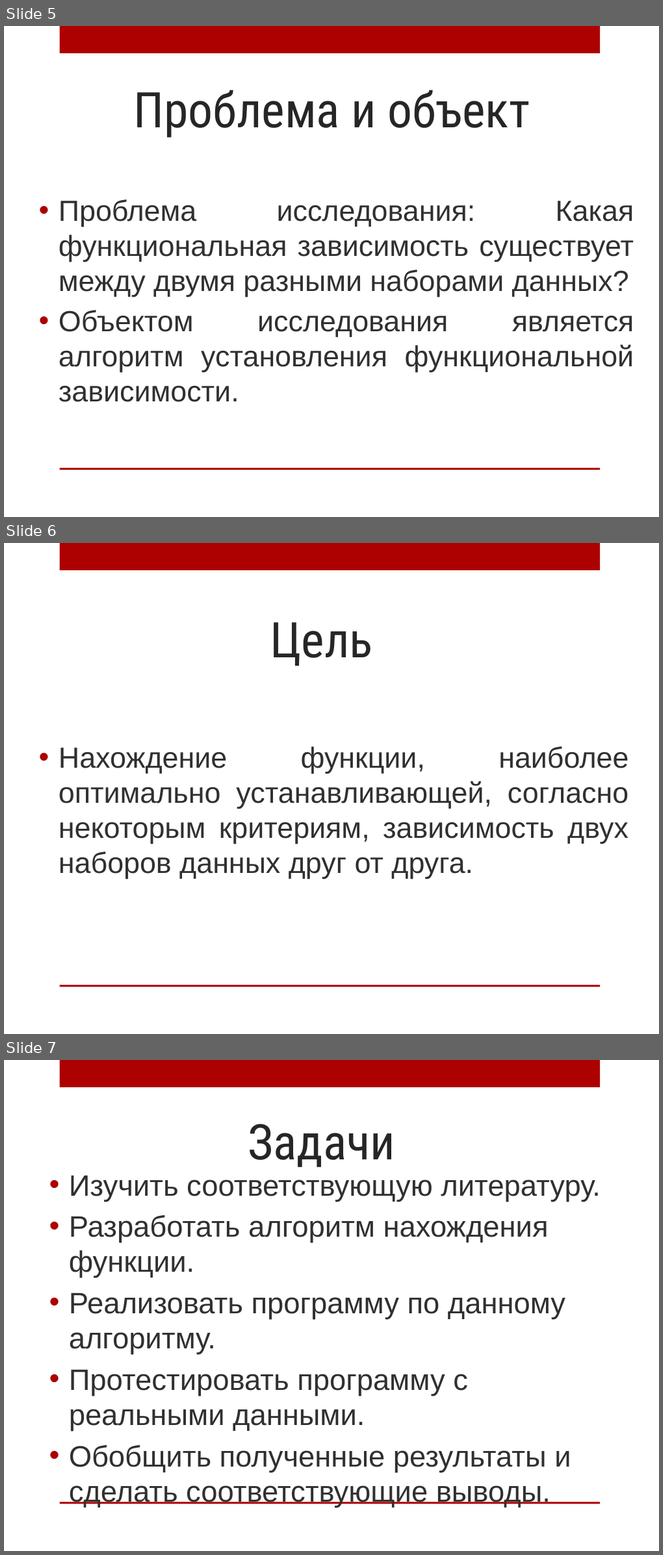
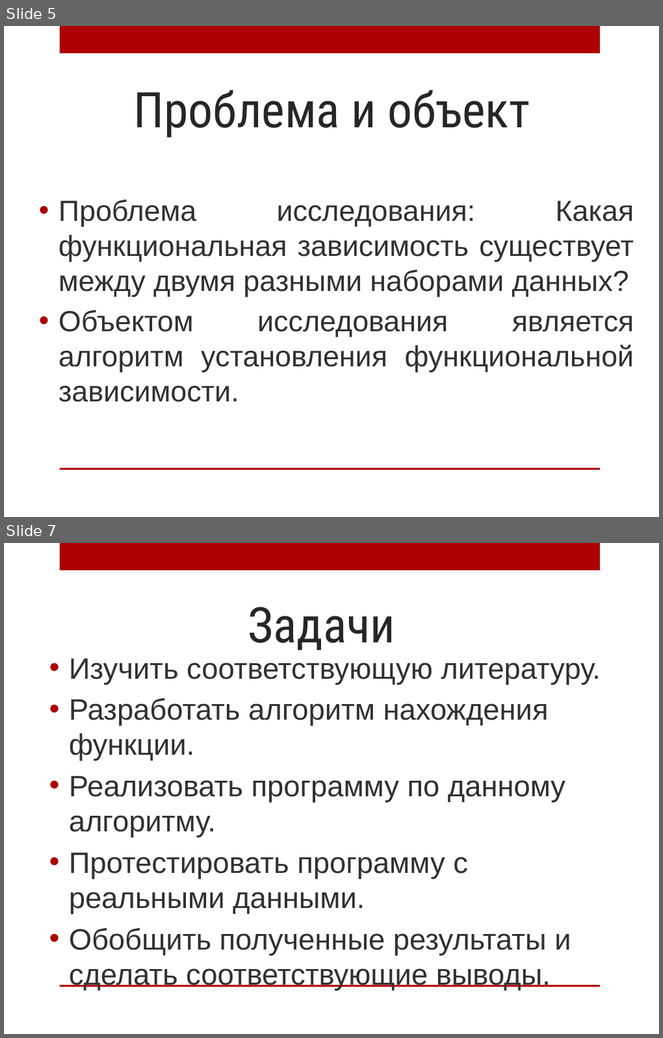
Before and after one commit to AnnaIbakaeva/Genetic, a slide deck: Предзащита.pptx. Shown one above the other, each under a label of ours: slides 5, 6 and 7 before the commit, slides 5 and 7 after it; the slides between them are not shown. The pictures are 663x1555 and 663x1038 pixels, drawn with LibreOffice and Linux fonts; fonts in the diff are those of the drawing; background and template pictures are left out. Boxes give left, top, right and bottom in pixels: in the first picture for what was removed or moved away, otherwise in the second. Text is boxed around its words. In the diff, an @@ line names an element or a change of style, - is before the commit and + after.

```diff
--- a/Предзащита.pptx
+++ b/Предзащита.pptx
@@ slide 6 removed at [4,543,659,1034], background picture (left out); not listed: 2 template elements that a slide beside it also shows @@
@@ title removed at [270,622,373,666] @@
-Цель
@@ text removed at [59,746,629,879] @@
-• Нахождение функции, наиболее оптимально устанавливающей, согласно некоторым критериям, зависимость двух наборов данных друг от друга.
```
Also in this commit, not shown: 3 slides changed, 2 slides added, 2 other files.
